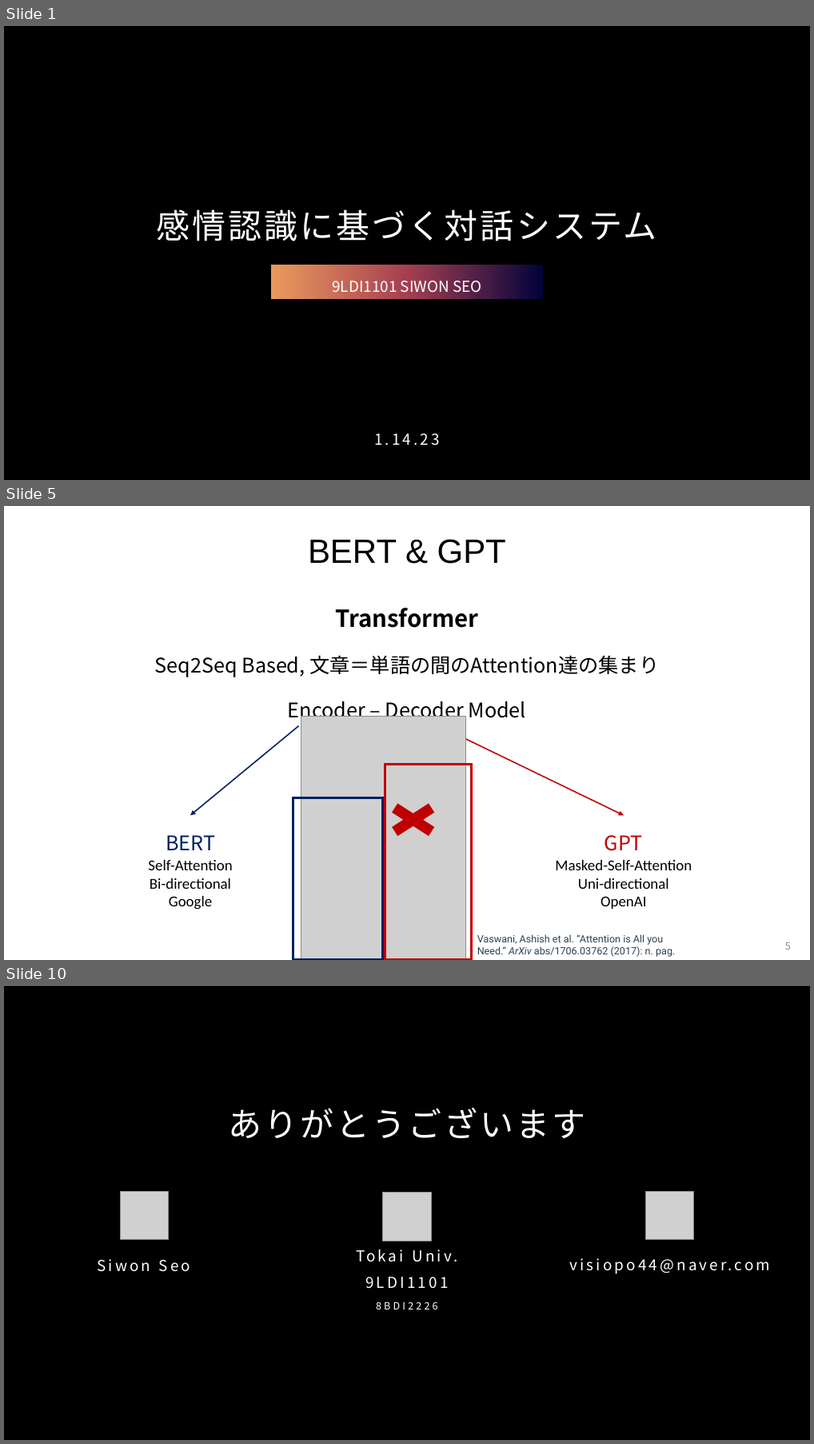
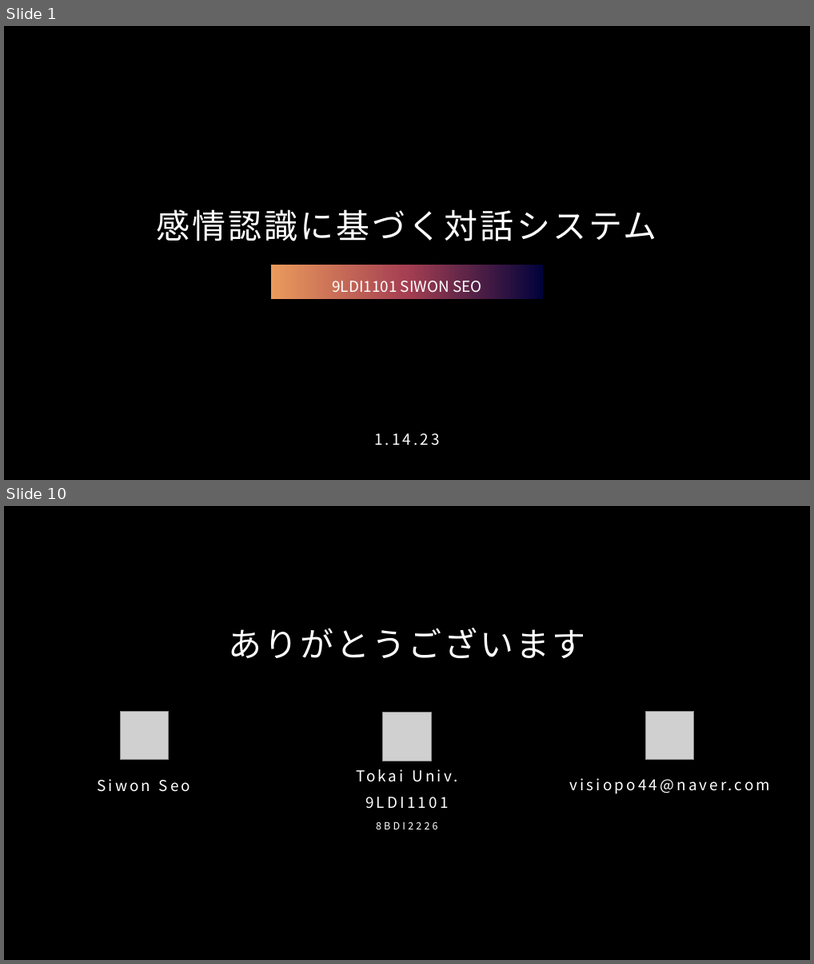
Before and after one commit to Sion1225/Study-Deeplearning-NLP, a slide deck: Presentation/感情認識に基づく対話システム.pptx. Shown one above the other, each under a label of ours: slides 1, 5 and 10 before the commit, slides 1 and 10 after it; the slides between them are not shown. The pictures are 814x1444 and 814x964 pixels, drawn with LibreOffice and Linux fonts; fonts in the diff are those of the drawing; grey boxes stand for pictures; background and template pictures are left out. Boxes give left, top, right and bottom in pixels: in the first picture for what was removed or moved away, otherwise in the second. Text is boxed around its words. In the diff, an @@ line names an element or a change of style, - is before the commit and + after.

```diff
--- a/Presentation/感情認識に基づく対話システム.pptx
+++ b/Presentation/感情認識に基づく対話システム.pptx
@@ slide 5 removed at [4, 506, 810, 960], background #FFFFFF @@
@@ title removed at [308, 539, 506, 564] @@
-BERT & GPT
@@ text removed at [155, 608, 659, 723] @@
-Transformer
-Seq2Seq Based, 文章＝単語の間のAttention達の集まり
-Encoder – Decoder Model
@@ arrow removed from (298, 725) to (190, 815) @@
@@ arrow removed from (439, 725) to (624, 815) @@
@@ group removed at [294, 716, 472, 960]: 2 rectangles, 1 picture, 1 cross @@
@@ text removed at [166, 835, 215, 850] @@
-BERT
@@ text removed at [605, 835, 643, 851] @@
-GPT
@@ text removed at [148, 860, 232, 909] @@
-Self-Attention
-Bi-directional
-Google
@@ text removed at [555, 860, 692, 908] @@
-Masked-Self-Attention
-Uni-directional
-OpenAI
@@ text removed at [478, 934, 675, 956] @@
-Vaswani, Ashish et al. “Attention is All you Need.” ArXiv abs/1706.03762 (2017): n. pag.
@@ page number removed at [786, 942, 791, 949] @@
-5
```
Also in this commit, not shown: 7 slides changed, 1 slide added.
